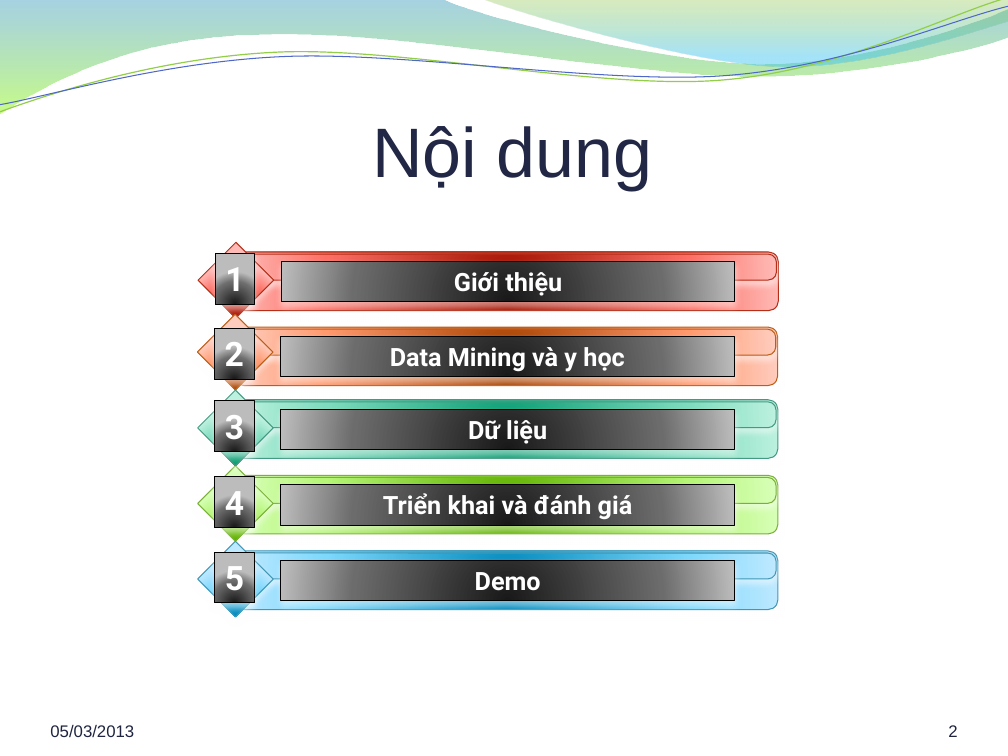
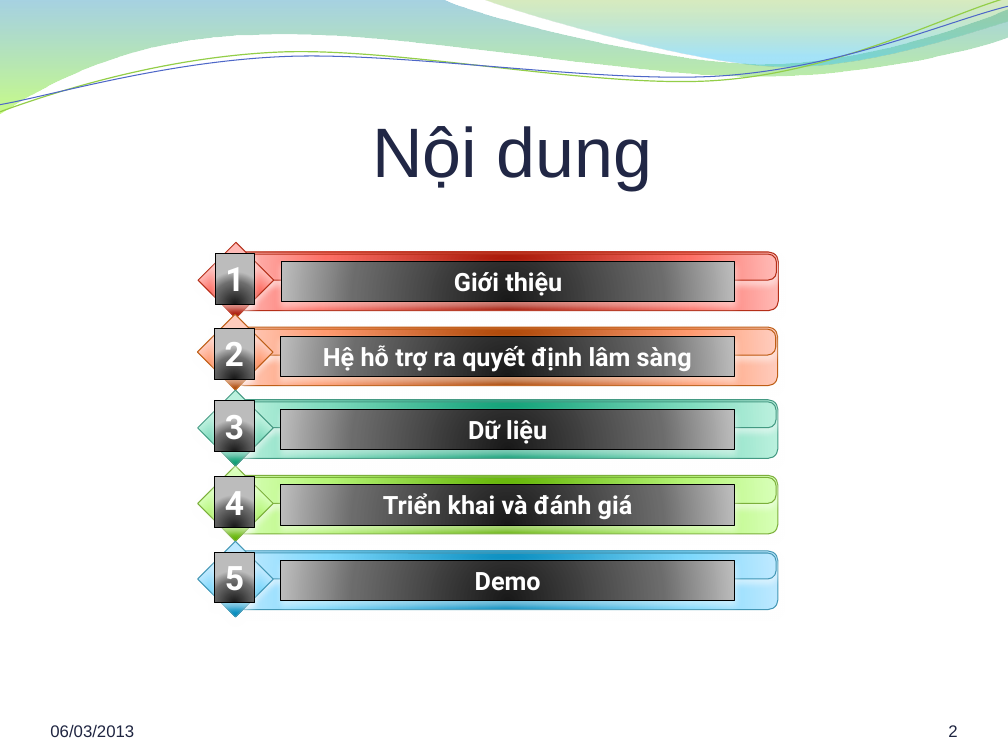
Before and after one commit to hung94it/benhvien, a slide deck: slide 2 of Diabetes/Documents/Report/Bao cao khoa luan.pptx. Drawn at 1008x756 pixels with LibreOffice and Linux fonts; fonts in the diff are those of the drawing; background and template pictures are left out. Boxes give left, top, right and bottom in pixels: in the first picture for what was removed or moved away, otherwise in the second. Text is boxed around its words. In the diff, an @@ line names an element or a change of style, - is before the commit and + after.

```diff
--- a/Diabetes/Documents/Report/Bao cao khoa luan.pptx
+++ b/Diabetes/Documents/Report/Bao cao khoa luan.pptx
@@ text in rectangle at bbox=[323, 345, 692, 372]: text changed @@
-Data Mining và y học
+Hệ hỗ trợ ra quyết định lâm sàng
@@ text at bbox=[50, 725, 134, 737]: text changed @@
-05/03/2013
+06/03/2013
```
Also in this commit, not shown: 23 other slides changed, 4 slides added, 5 slides removed, 3 other files.
